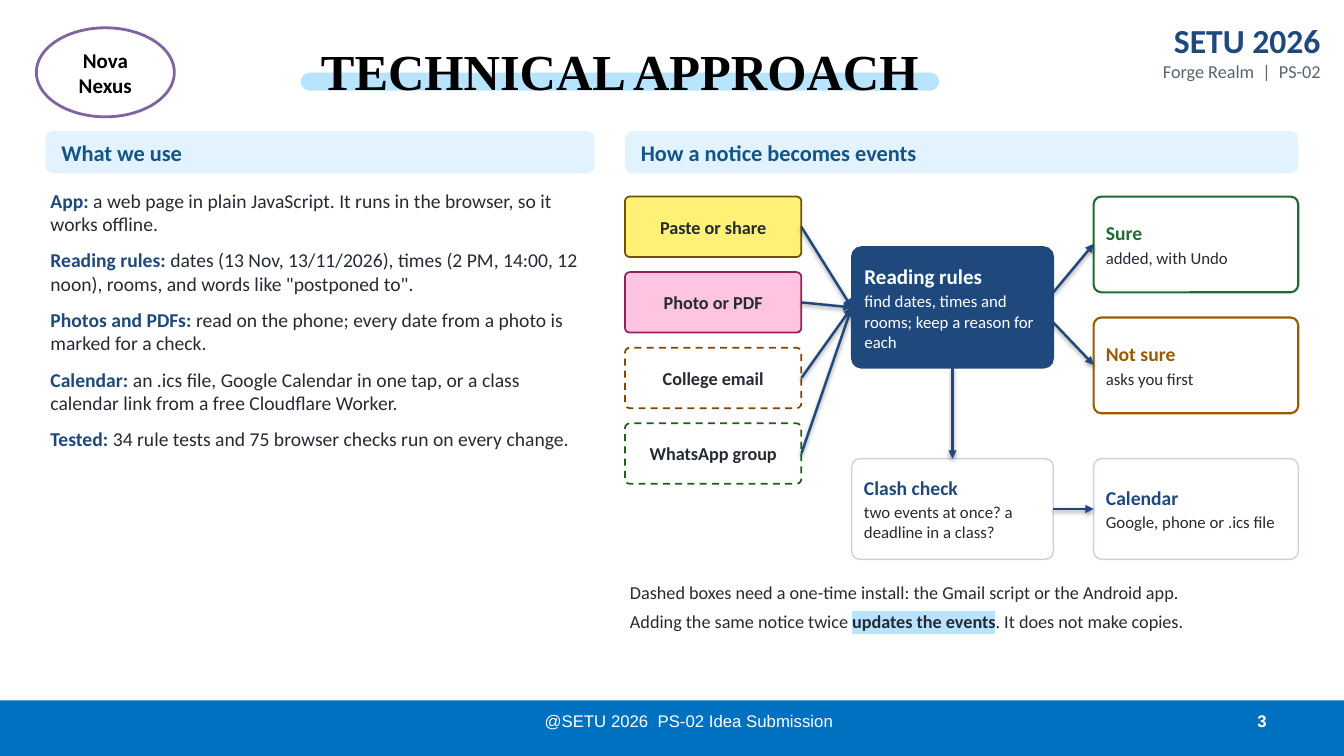
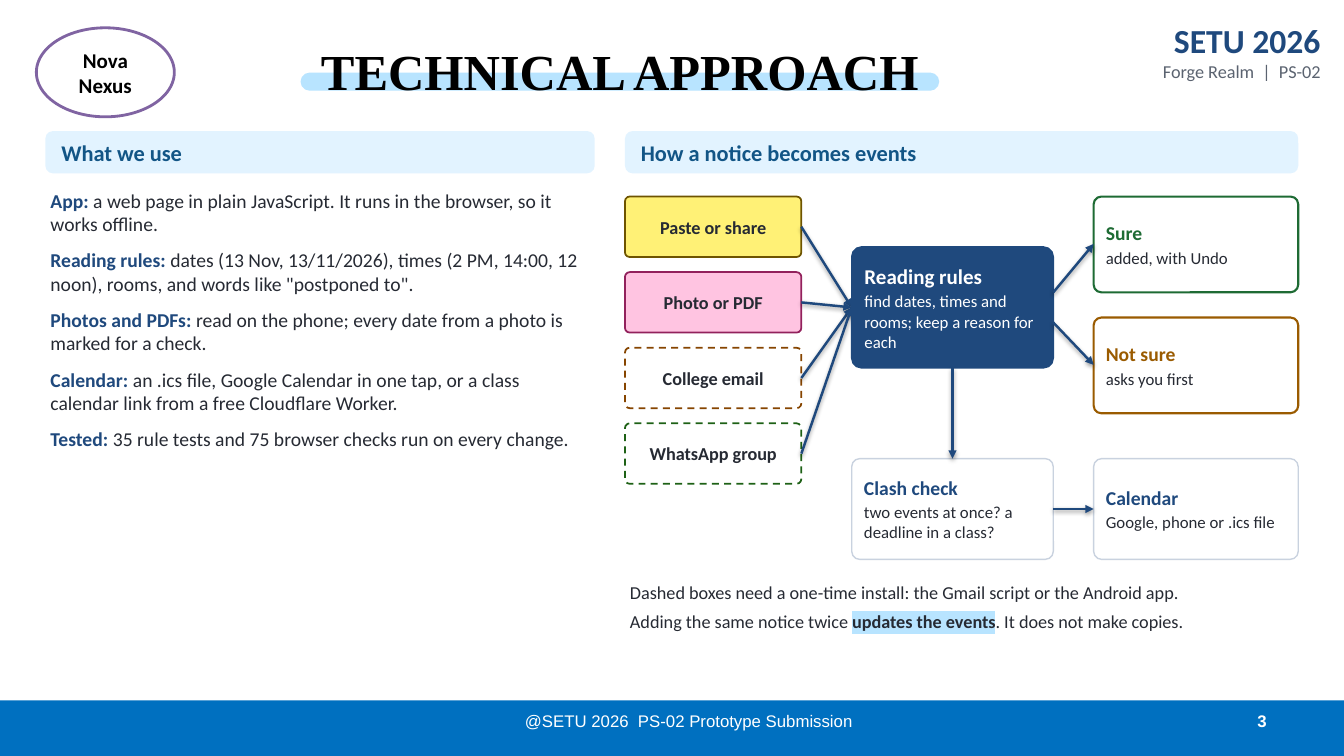
Before and after one commit to anki1kr/NoticeDecoder, a slide deck: slide 3 of deck/NoticeDecoder_NovaNexus_PS02.pptx. Drawn at 1344x756 pixels with LibreOffice and Linux fonts; fonts in the diff are those of the drawing. Boxes give left, top, right and bottom in pixels: in the first picture for what was removed or moved away, otherwise in the second. Text is boxed around its words. In the diff, an @@ line names an element or a change of style, - is before the commit and + after.

```diff
--- a/deck/NoticeDecoder_NovaNexus_PS02.pptx
+++ b/deck/NoticeDecoder_NovaNexus_PS02.pptx
@@ text at (50,432,569,450): text changed @@
-Tested: 34 rule tests and 75 browser checks run on every change.
+Tested: 35 rule tests and 75 browser checks run on every change.
@@ text at (525,715,853,731): text changed @@
-@SETU 2026 PS-02 Idea Submission
+@SETU 2026 PS-02 Prototype Submission
```
Also in this commit, not shown: 4 other slides changed, 11 other files.
